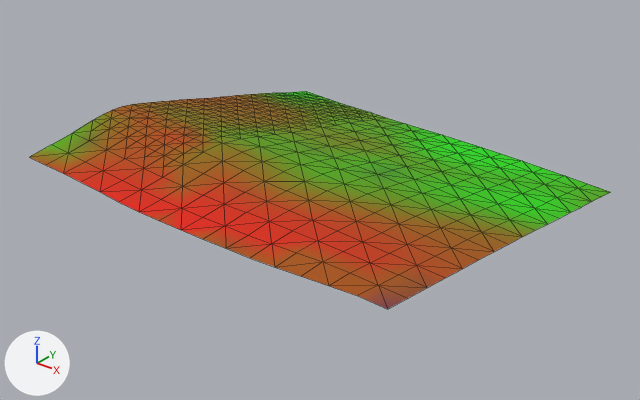
An edit to the glTF model games/yorimichi/assets/belmonte/meshes/SM_BM_BT_Terrain_7_0.glb, drawn before and after from the same camera.
Both versions are drawn from a camera (50 mm lens) standing at (1202.0, -870.0, 225.0) and looking at (894.0, -485.0, -13.0). Every picture has the same lights, and +X, +Y and +Z are marked at lower left. The first picture is the older version. Mesh edges are drawn as thin lines.

Names of what the first picture shows: 'SM_BM_BT_Terrain_7_0'.
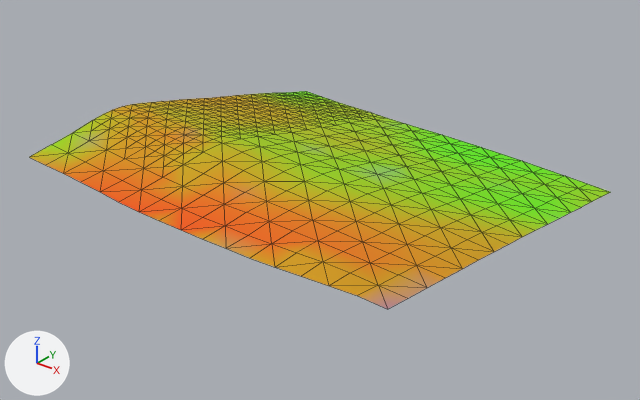
The change, as a diff of the scene's bpy script:
```diff
--- a/games/yorimichi/assets/belmonte/meshes/SM_BM_BT_Terrain_7_0.glb.py
+++ b/games/yorimichi/assets/belmonte/meshes/SM_BM_BT_Terrain_7_0.glb.py
@@ me_sm_bt_terrain_7_0 @@
 me_sm_bt_terrain_7_0.from_pydata(...)  # 494 vertices, 904 faces; spans x 768.0..1024.0, y -600.0..-344.0, z -21.0..32.0
 # used by ob_sm_bm_bt_terrain_7_0; location = (0.0, 0.0, 0.0)
+# me_sm_bt_terrain_7_0 part 1: 240 faces centred in x 770.0..1018.0, y -579.0..-347.0, z -20.0..24.0 are repainted in the vertex colours; the middle colour goes from green #4ab400 to green #93db00
+# me_sm_bt_terrain_7_0 part 2: 181 faces centred in x 770.0..1018.0, y -595.0..-411.0, z 1.0..31.0 are repainted in the vertex colours; the middle colour goes from yellow #8b7400 to yellow #c3b400
+# me_sm_bt_terrain_7_0 part 3: 288 faces centred in x 770.0..1018.0, y -595.0..-427.0, z 3.0..31.0 are repainted in the vertex colours; the middle colour goes from brown #a75700 to yellow #d39e00
+# me_sm_bt_terrain_7_0 part 4: 195 faces centred in x 770.0..1018.0, y -590.0..-347.0, z -10.0..30.0 are repainted in the vertex colours; the middle colour goes from green #6c9300 to yellow #aec800
 me_sm_bt_terrain_7_0.materials.append(mat_bm_000_m_terrain_049)
```

Where the change shows, as pixel boxes [x1, y1, x2, y2] in the pictures (640 x 400 px):
part 1 of me_sm_bt_terrain_7_0, recoloured (lighter)
    both: [52, 91, 610, 230]
part 2 of me_sm_bt_terrain_7_0, recoloured
    both: [30, 94, 521, 244]
part 3 of me_sm_bt_terrain_7_0, recoloured (lighter)
    both: [46, 95, 508, 309]
part 4 of me_sm_bt_terrain_7_0, recoloured
    both: [30, 93, 535, 237]
